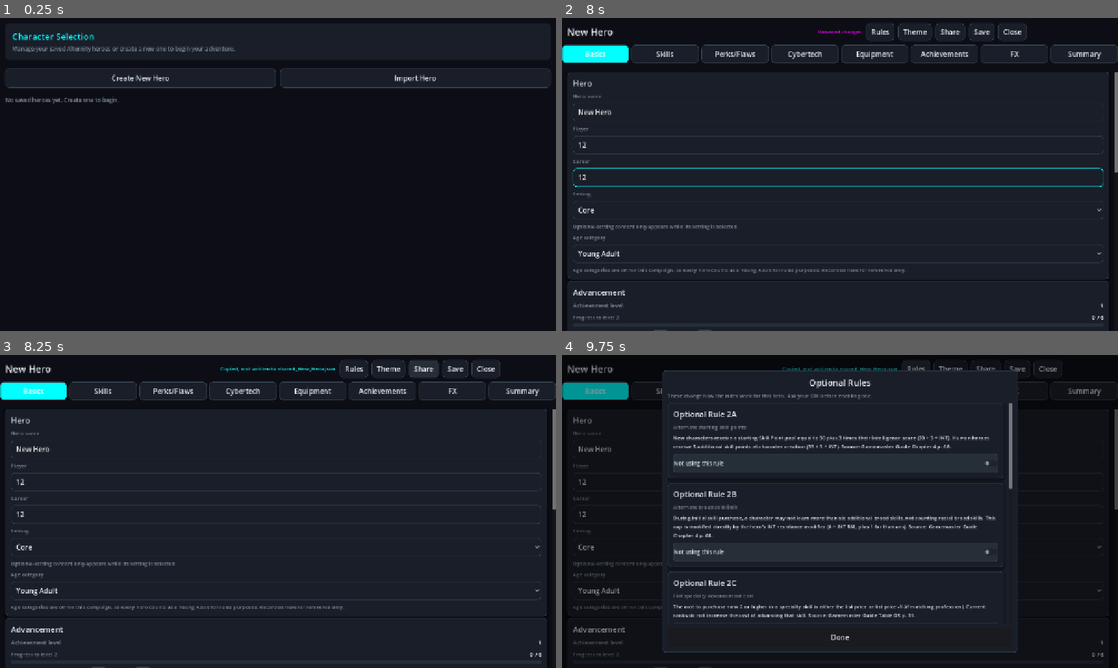
Above: before the commit, frames 1-4 (two rows, left to right).
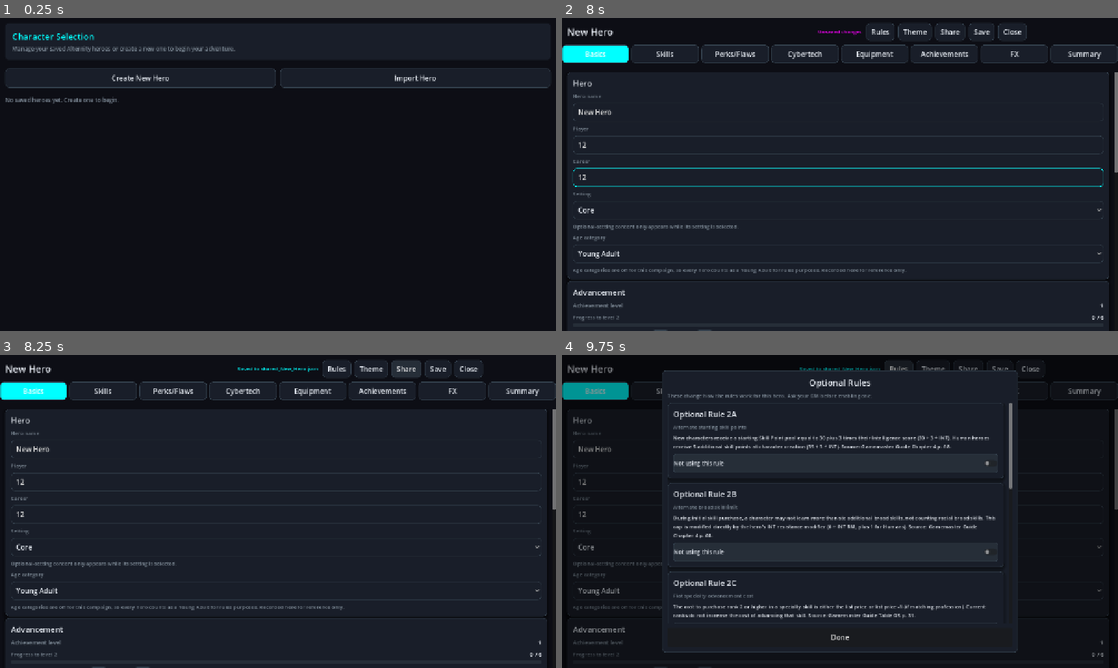
Above: after the commit, the same moments.

Repository: rigoparis/wilmer-alternity-sidekick
Game: Godot game, scene res://scenes/ui/app_shell.tscn
Two runs of this game, one before a commit and one after it. Both use one fixed random seed, a clock stepped at 60 frames per second and the inputs below.
Inputs (mouse positions are in pixels of both pictures, inside the frame that each line leads up to):
- Up to frame 1 (0.25 s): no input
- Up to frame 2 (8 s): click "Create New Hero" at 0.5 s; click "Create New Hero" at 1.25 s; click "Import Hero" at 2 s; click "Not using this rule" at 2.75 s; click "Using this rule" at 3.5 s; click "Not using this rule" at 4.25 s; click "Using this rule" at 5 s; click "Not using this rule" at 5.75 s; click (840, 146) at 6.52 s; type "12" at 6.6 s; click (840, 177) at 6.75 s; type "12" at 6.83 s; click (840, 177) at 7.27 s; type "12" at 7.35 s
- Up to frame 3 (8.25 s): click "Share" at 8 s
- Up to frame 4 (9.75 s): click "Share" at 8.75 s; click "Rules" at 9.5 s

Frames 1-2 are identical in both runs. In frame 3, 0.6% of the frame differs, in the area x 39-90%, y 1-8%; in frame 4, 0.3%.

Commit message:
Restore the share flow, and roll mutations from the tab
Share had been reduced to a clipboard copy plus a file in user://. On Android
that path is inside the app sandbox and on desktop it is buried under AppData --
neither is somewhere you can send a file to a friend from, which is the whole
point of the button.

Back to the two paths the old flow used: a native Save dialog where the platform
has one, so the file lands where you choose, and Downloads plus a shell_open
where it does not, which is what makes it reachable from the Android share
sheet. The clipboard copy stays -- pasting the JSON into chat is still the
quickest way to pass a hero around -- and the header now reports where the file
actually went, or says plainly that only the clipboard copy happened.

Mutations could be generated in the rules layer but not from the UI:
roll_mutations_for_distribution fills a distribution from the tiered random
tables and nothing called it, so the only way to end up with mutations was to
pick every one by hand. That is not how a mutant is rolled at the table. Each
distribution now has a roll button beside its manual Add, so the GM can roll for
a character or add mutations directly.

Co-Authored-By: Claude Opus 5 <noreply@anthropic.com>

Diff:
--- a/scripts/ui/screens/character_sheet.gd
+++ b/scripts/ui/screens/character_sheet.gd
@@ -369,22 +369,68 @@
 ## Writes next to the save rather than opening a dialog on mobile: Android has
 ## no usable native save picker here, and a file the person can find beats a
 ## dialog that never appears.
+## Hand the character to the person, somewhere they can actually reach it.
+##
+## The rewrite had reduced this to a clipboard copy plus a file in user://,
+## which on Android is inside the app sandbox and on desktop is buried under
+## AppData -- neither is a place you can send a file to a friend from.
+##
+## Restores the two paths the old flow used: a native Save dialog where the
+## platform has one, so the file lands wherever you choose; and Downloads plus
+## a shell_open on Android, which is what makes it reachable from the share
+## sheet. The clipboard copy is kept as well, since pasting the JSON straight
+## into chat is the quickest way to pass a hero around.
 func _share() -> void:
 	if _store == null or _ctx == null or _ctx.doc == null:
 		return
 	var text := _store.export_json(_ctx.doc)
 	DisplayServer.clipboard_set(text)
 
-	var file_name := "shared_" + CharacterStore.file_name_for(_ctx.doc)
-	var path := "user://" + file_name
+	var file_name := CharacterStore.file_name_for(_ctx.doc)
+
+	if DisplayServer.has_feature(DisplayServer.FEATURE_NATIVE_DIALOG):
+		var on_chosen := func(accepted: bool, paths: PackedStringArray, _filter: int) -> void:
+			if not is_instance_valid(self):
+				return
+			if not accepted or paths.is_empty():
+				_set_status("Copied to clipboard", _ctx.palette.muted)
+				return
+			var chosen := String(paths[0])
+			if _write(chosen, text):
+				_set_status("Saved to %s" % chosen.get_file(), _ctx.palette.accent)
+			else:
+				_set_status("Could not write %s" % chosen.get_file(), _ctx.palette.warning)
+		DisplayServer.file_dialog_show(
+			"Save Character", "", file_name, false,
+			DisplayServer.FILE_DIALOG_MODE_SAVE_FILE, ["*.json"], on_chosen
+		)
+		return
+
+	# No native dialog: Android and anywhere else headless-ish. Downloads is the
+	# one directory the system file picker and the share sheet both see.
+	var downloads := OS.get_system_dir(OS.SYSTEM_DIR_DOWNLOADS)
+	var path := "%s/shared_%s" % [downloads, file_name] if not downloads.is_empty() else "user://shared_" + file_name
+	if _write(path, text):
+		OS.shell_open(ProjectSettings.globalize_path(path))
+		_set_status("Saved to %s" % path.get_file(), _ctx.palette.accent)
+	else:
+		_set_status("Copied to clipboard", _ctx.palette.muted)
+
+
+func _write(path: String, text: String) -> bool:
 	var file := FileAccess.open(path, FileAccess.WRITE)
-	if file != null:
-		file.store_string(text)
-		file.close()
-		_status.text = "Copied, and written to %s" % file_name
-	else:
-		_status.text = "Copied to clipboard"
-	_status.add_theme_color_override("font_color", _ctx.palette.accent)
+	if file == null:
+		return false
+	file.store_string(text)
+	file.close()
+	return true
+
+
+func _set_status(message: String, color: Color) -> void:
+	if _status == null or not is_instance_valid(_status):
+		return
+	_status.text = message
+	_status.add_theme_color_override("font_color", color)
 
 
 func _save() -> void:
--- a/scripts/ui/tabs/tab_mutations.gd
+++ b/scripts/ui/tabs/tab_mutations.gd
@@ -166,6 +166,21 @@
 
 	for mutation in selected:
 		_build_selected_row(box, mutation, kind)
+
+	# Rolling the mutations themselves, not just the points. The rules layer has
+	# always been able to (roll_mutations_for_distribution fills the distribution
+	# from the tiered tables), but nothing called it, so the only way to end up
+	# with mutations was to pick every one by hand -- which is not how a mutant
+	# is generated at the table.
+	var roll := Button.new()
+	roll.text = "Roll %ss for this distribution" % kind
+	roll.tooltip_text = "Fill the distribution from the random tables, replacing any rolled entries"
+	roll.custom_minimum_size = Vector2(0, 44)
+	roll.pressed.connect(func():
+		ctx.doc.apply(CharacterDoc.ALL, func(c):
+			(ctx.rules as AlternityRules).mutations.roll_mutations_for_distribution(c, kind))
+		save_requested.emit())
+	box.add_child(roll)
 
 	var add := Button.new()
 	add.text = "Add %s" % ("Advantage" if is_advantage else "Drawback")
